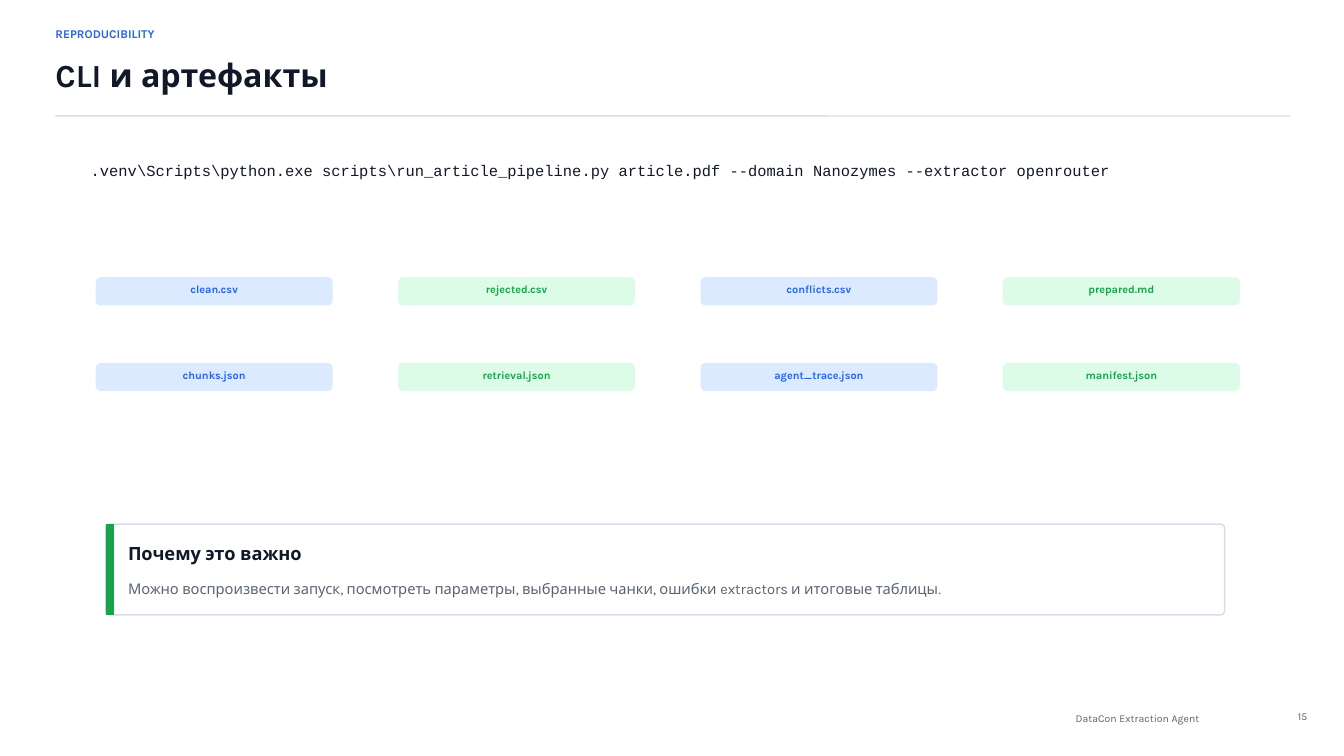
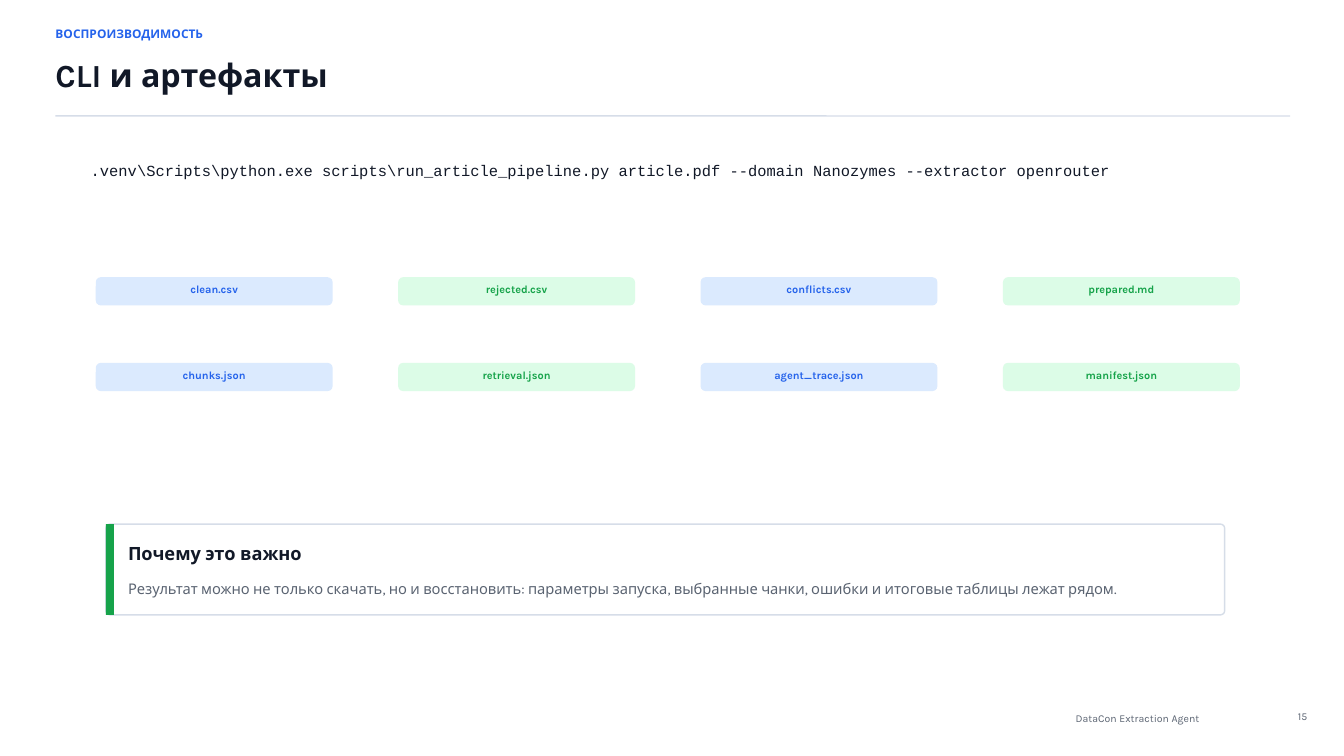
Before and after one commit to Aillight/DATACON-Million-miles-of-SMILES, a slide deck: slide 15 of presentation/DataCon_Extraction_Agent_Presentation.pptx. Drawn at 1344x756 pixels with LibreOffice and Linux fonts; fonts in the diff are those of the drawing. Boxes give left, top, right and bottom in pixels: in the first picture for what was removed or moved away, otherwise in the second. Text is boxed around its words. In the diff, an @@ line names an element or a change of style, - is before the commit and + after.

```diff
--- a/presentation/DataCon_Extraction_Agent_Presentation.pptx
+++ b/presentation/DataCon_Extraction_Agent_Presentation.pptx
@@ text at bbox=[55, 29, 203, 41]: text changed @@
-REPRODUCIBILITY
+ВОСПРОИЗВОДИМОСТЬ
@@ text at bbox=[128, 583, 1114, 598]: text changed @@
-Можно воспроизвести запуск, посмотреть параметры, выбранные чанки, ошибки extractors и итоговые таблицы.
+Результат можно не только скачать, но и восстановить: параметры запуска, выбранные чанки, ошибки и итоговые таблицы лежат рядом.
```
Also in this commit, not shown: 19 other slides changed, 1 other file.
